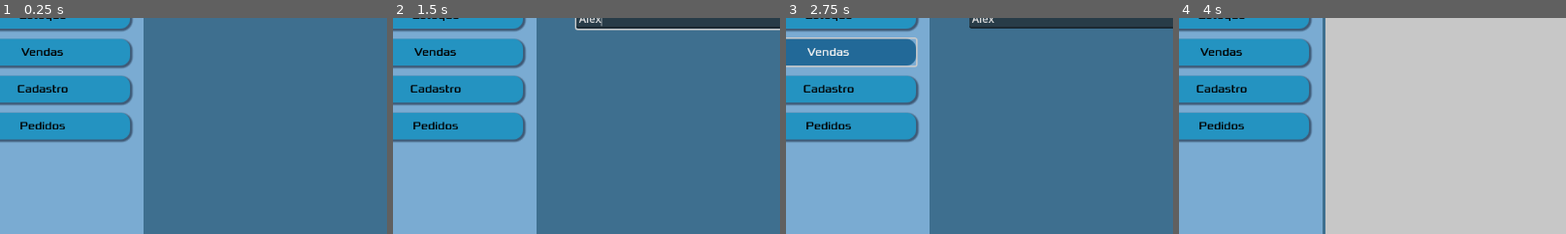
Above: before the commit, frames 1-4 (left to right).
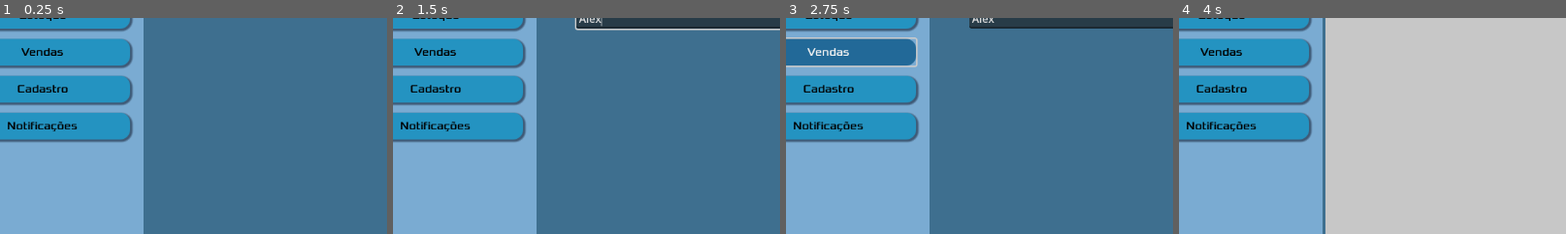
Above: after the commit, the same moments.

Repository: Jeday03/Sistema-De-Inventario-Modeladgem-De-Sistemas
Game: Godot game, scene res://Scenes/DefaultPage.tscn
Same seed, same stepped clock (60 frames per second), same inputs: the game is played once before the commit and once after it. This scene is started directly instead of the project's main scene.
Inputs (mouse positions are % of the whole screen's width and height, from its top left):
- Up to frame 1 (0.25 s): no input
- Up to frame 2 (1.5 s): click "Estoque" at 0.5 s; click (63, 16) at 1.27 s; type "Alex" at 1.35 s
- Up to frame 3 (2.75 s): click "Vendas" at 2 s
- Up to frame 4 (4 s): click "Cadastro" at 2.75 s; click (81, 46) at 3.52 s; type "Alex" at 3.6 s; click (81, 57) at 3.75 s; type "12" at 3.83 s; click (81, 68) at 3.98 s
The pictures show only the part of the screen within x 8-57%, y 16-66%; the shares and areas given below are measured in that part.

The runs differ from the first frame. In frame 1, 0.4% of the frame differs, in the area x 2-21%, y 47-53%; in frame 2, 0.4%; in frame 3, 0.4%; in frame 4, 0.4%.

Commit message:
Muda botão da página default

Diff:
--- a/stockmastergodot2/Scenes/DefaultPage.tscn
+++ b/stockmastergodot2/Scenes/DefaultPage.tscn
@@ -110,7 +110,7 @@
 [node name="PedidosButton" type="Button" parent="MainFrame/Sidebar/MarginContainer/VBoxContainer"]
 custom_minimum_size = Vector2(0, 40)
 layout_mode = 2
-text = "Pedidos
+text = "Notificações
 "
 
 [node name="LogoutButton" type="Button" parent="MainFrame/Sidebar/MarginContainer/VBoxContainer"]
